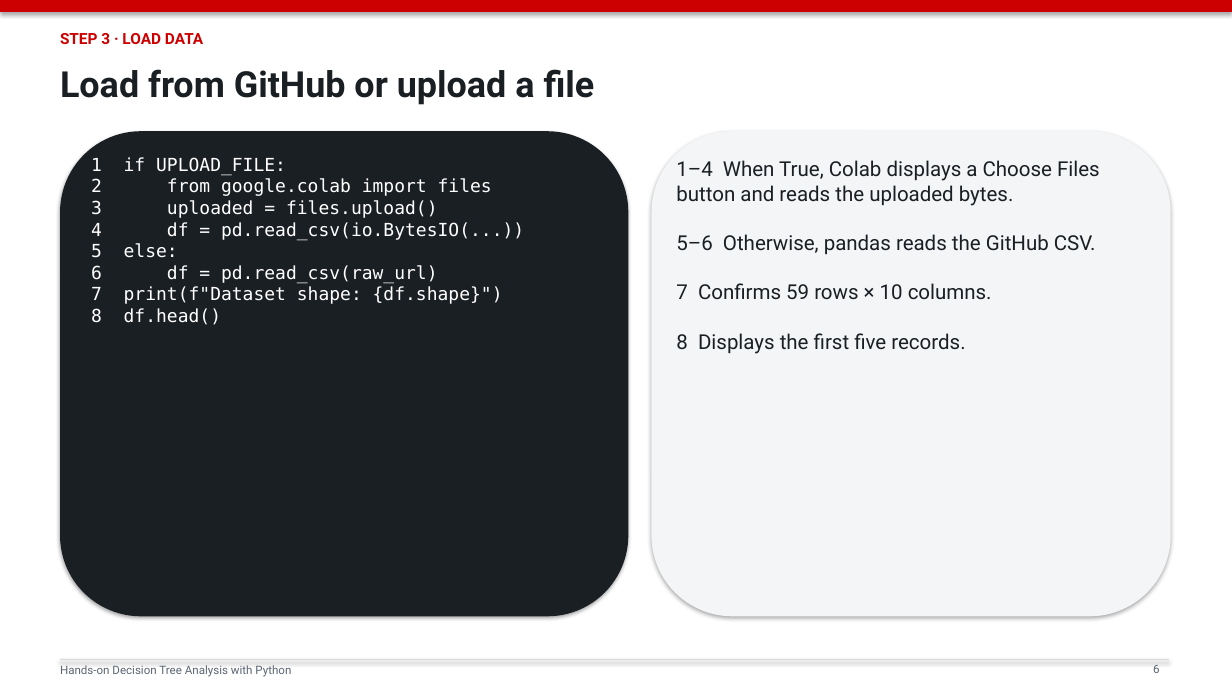
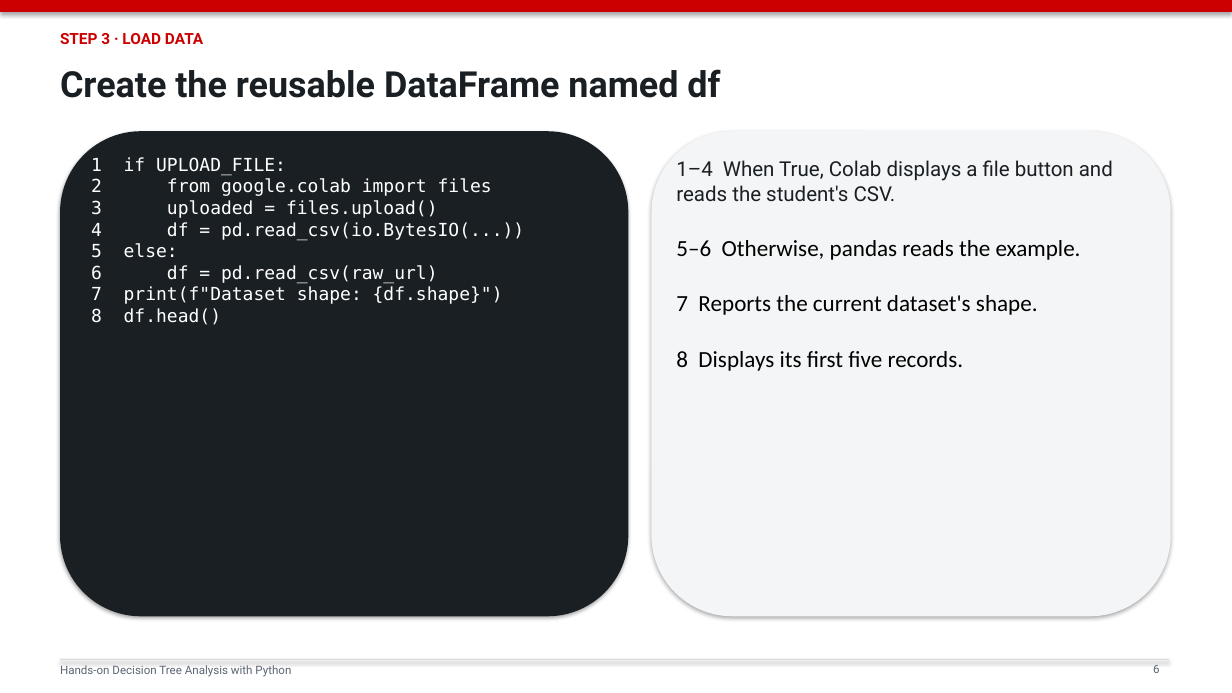
Before and after one commit to mojiahui777/ba_course, a slide deck: slide 6 of decision_tree_python_slides.pptx. Drawn at 1232x693 pixels with LibreOffice and Linux fonts; fonts in the diff are those of the drawing. Boxes give left, top, right and bottom in pixels: in the first picture for what was removed or moved away, otherwise in the second. Text is boxed around its words. In the diff, an @@ line names an element or a change of style, - is before the commit and + after.

Commit message:
Make decision tree workflow reusable

```diff
--- a/decision_tree_python_slides.pptx
+++ b/decision_tree_python_slides.pptx
@@ text at <box>60,69,720,98</box>: text changed @@
-Load from GitHub or upload a file
+Create the reusable DataFrame named df
@@ text at <box>676,160,1113,371</box>: text changed; size 16 to 18 pt; font Roboto to Calibri; text colour #1A1F24 to #000000 @@
-1–4 When True, Colab displays a Choose Files button and reads the uploaded bytes.
-5–6 Otherwise, pandas reads the GitHub CSV.
-7 Confirms 59 rows × 10 columns.
-8 Displays the first five records.
+1–4 When True, Colab displays a file button and reads the student's CSV.
+5–6 Otherwise, pandas reads the example.
+7 Reports the current dataset's shape.
+8 Displays its first five records.
```
Also in this commit, not shown: 21 other slides changed, 1 other file.
